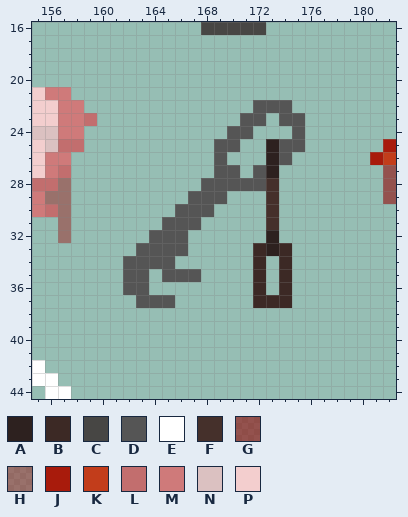
File history of a pixel-art file, Assets/Items/Icons/items.aseprite. Above: the version before the commit.
220x120 pixels, 1 frame. Colours within 5 levels of each other are drawn and written as one. Shown: x 155..182, y 16..44.
Palette (. is transparent): A #2d211f  B #3c2925  C #474644  D #555555  E #ffffff  F #45302b  G #93000091  H #9e0b0b6e  J #a81b0c  K #c23d1b  L #c26e6e  M #cf7a7a  N #dbc1c1  P #f3cece
Pixels before, first column x 155:
16 .............CCCCC..........
17 ............................
18 ............................
19 ............................
20 ............................
21 PMM.........................
22 PPMM.............DDD........
23 PPMML...........DD.DD.......
24 NNMM...........DD...D.......
25 PNLL..........DD..ADD......J
26 PMM...........D...AD......JK
27 PML...........DD.DA........G
28 LLH..........DDDDDF........G
29 MHH.........DDD...F........G
30 MLH........DDD....F.........
31 ..H.......DDD.....F.........
32 ..H......DDD......A.........
33 ........DDDD.....BAB........
34 .......DDDD......B.B........
35 .......DD.DDD....B.B........
36 .......DD........B.B........
37 ........DDD......BBB........
38 ............................
39 ............................
40 ............................
41 ............................
42 E...........................
43 EE..........................
44 .EE.........................
After the commit:
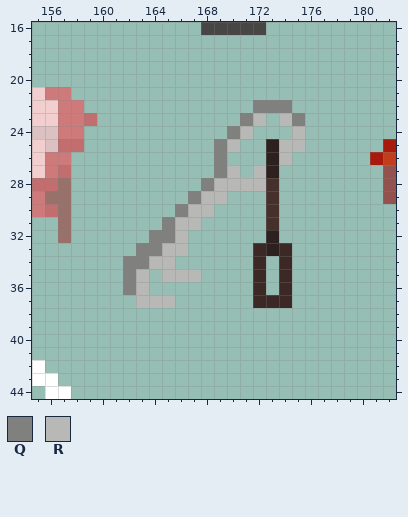
Colours new in this view: Q #80807e  R #b8b8b6
The edit:
Layer "Store_key":
y 22: x 172..174 DDD -> QQQ
y 23: x 171..172 DD -> QR; x 174..175 DD -> RQ
y 24: x 170..171 DD -> QR; x 175 D -> R
y 25: x 169..170 DD -> QR; x 174..175 DD -> RR
y 26: x 169 D -> Q; x 174 D -> R
y 27: x 169..170 DD -> QR; x 172 D -> R
y 28: x 168..172 DDDDD -> QRRRR
y 29: x 167..169 DDD -> QRR
y 30: x 166..168 DDD -> QRR
y 31: x 165..167 DDD -> QRR
y 32: x 164..166 DDD -> QQR
y 33: x 163..166 DDDD -> QQRR
y 34: x 162..165 DDDD -> QQRR
y 35: x 162..163 DD -> QR; x 165..167 DDD -> RRR
y 36: x 162..163 DD -> QR
y 37: x 163..165 DDD -> RRR
